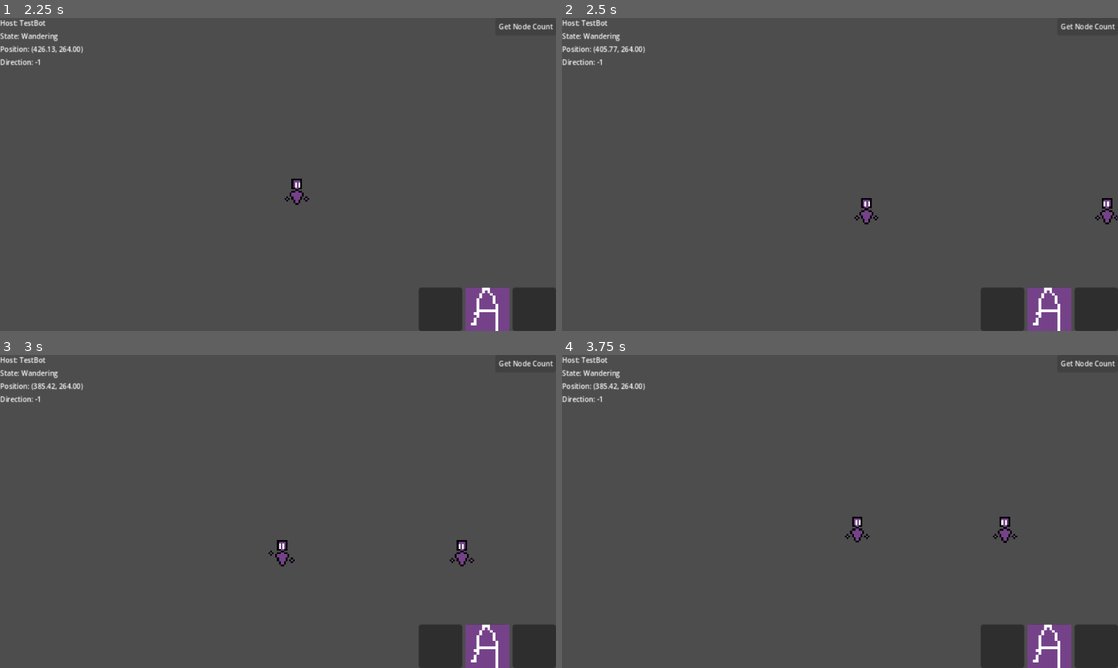
Above: before the commit, frames 1-4 (two rows, left to right).
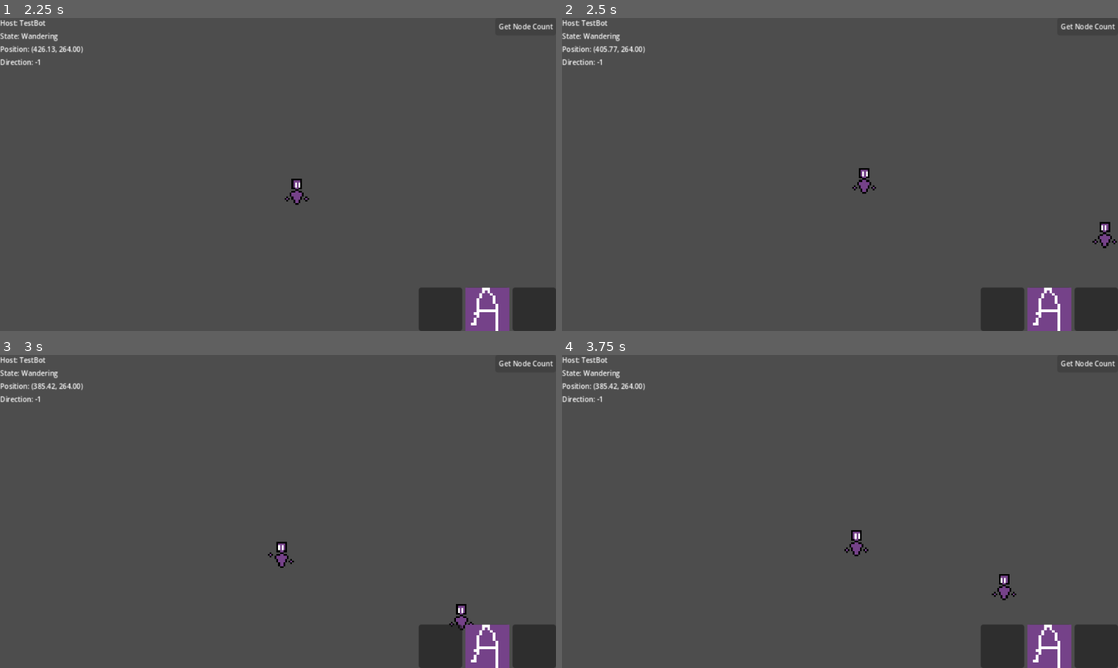
Above: after the commit, the same moments.

Repository: paruparo-dev/dreams-and-nightmares
Game: Godot game, scene res://src/core/Game.tscn
The game is run twice, just before and just after one commit, with the same random seed, the same clock (stepped at 60 frames per second) and the same inputs.
Inputs:
- Up to frame 1 (2.25 s): click "Get Node Count" at 0.5 s; hold D (MoveRight) from 1.28 s (still down); tap J (Attack) at 1.35 s; tap Space (Jump, bound only after the commit) at 1.52 s; tap S (LookDown) at 2.1 s
- Up to frame 2 (2.5 s): keep holding D (MoveRight); tap Space (Jump, bound only after the commit) at 2.27 s
- Up to frame 3 (3 s): release D (MoveRight) at 2.78 s; hold A (MoveLeft) from 2.78 s (still down); tap J (Attack) at 2.85 s
- Up to frame 4 (3.75 s): release A (MoveLeft) at 3.53 s; hold D (MoveRight) from 3.53 s (still down); tap S (LookDown) at 3.6 s

Frame 1 is identical in both runs. In frame 2, 0.7% of the frame differs, in the area x 52-100%, y 48-74%; in frame 3, 0.5%; in frame 4, 0.6%.

Commit message:
feat: improve TestBot wandering behavior and input actions
- added `is_wandering` flag to handle wandering logic in `WanderingState`
- adjusted idle timer logic and wandering direction check
- updated `Jump` input key and added new `UseSkill` input action

Diff:
--- a/project.godot
+++ b/project.godot
@@ -59,7 +59,7 @@
 }
 Jump={
 "deadzone": 0.2,
-"events": [Object(InputEventKey,"resource_local_to_scene":fa …(140 unchanged characters)… d":false,"keycode":0,"physical_keycode":87,"key_label":0,"unicode":119,"location":0,"echo":false,"script":null)
+"events": [Object(InputEventKey,"resource_local_to_scene":fa …(140 unchanged characters)… d":false,"keycode":0,"physical_keycode":32,"key_label":0,"unicode":32,"location":0,"echo":false,"script":null)
 ]
 }
 Attack={
@@ -82,6 +82,11 @@
 "events": [Object(InputEventKey,"resource_local_to_scene":false,"resource_name":"","device":-1,"window_id":0,"alt_press …(192 unchanged characters)…
 ]
 }
+UseSkill={
+"deadzone": 0.2,
+"events": [Object(InputEventKey,"resource_local_to_scene":false,"resource_name":"","device":-1,"window_id":0,"alt_pressed":false,"shift_pressed":false,"ctrl_pressed":false,"meta_pressed":false,"pressed":false,"keycode":0,"physical_keycode":75,"key_label":0,"unicode":107,"location":0,"echo":false,"script":null)
+]
+}
 
 [layer_names]
 
--- a/src/states/characters/TestBot/WanderingState.gd
+++ b/src/states/characters/TestBot/WanderingState.gd
@@ -11,6 +11,7 @@
 var target_pos : Vector2
 var speed : float
 var idle_timer : float
+var is_wandering : bool
 
 
 func enter(_data: Variant = null) -> void:
@@ -31,17 +32,17 @@
 
 	if idle_timer > 0:
 		idle_timer -= _delta
-
 		host.velocity.x = 0
 
-		if idle_timer <= 0 and randf() >= 0.9:
-			_randomize()
+		return
 
-		return
+	if idle_timer <= 0 and randf() >= 0.7 and not is_wandering:
+		_randomize()
 
 	host.flip_x(wander_direction)
 
 	var remaining_distance : float = target_pos.x - host.global_position.x
+	is_wandering = remaining_distance * wander_direction > 0
 	if remaining_distance * wander_direction <= 0:
 		host.velocity.x = 0
 		idle_timer = randi_range(3, 5)
